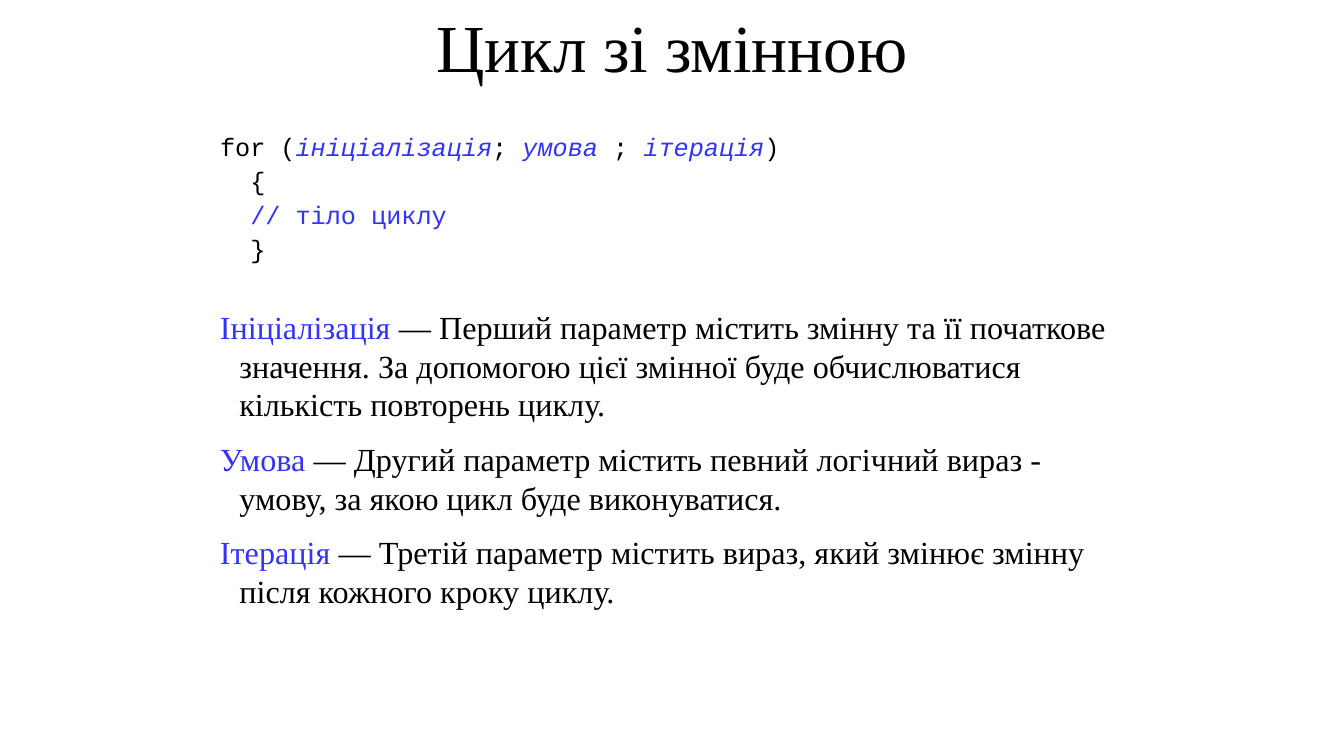
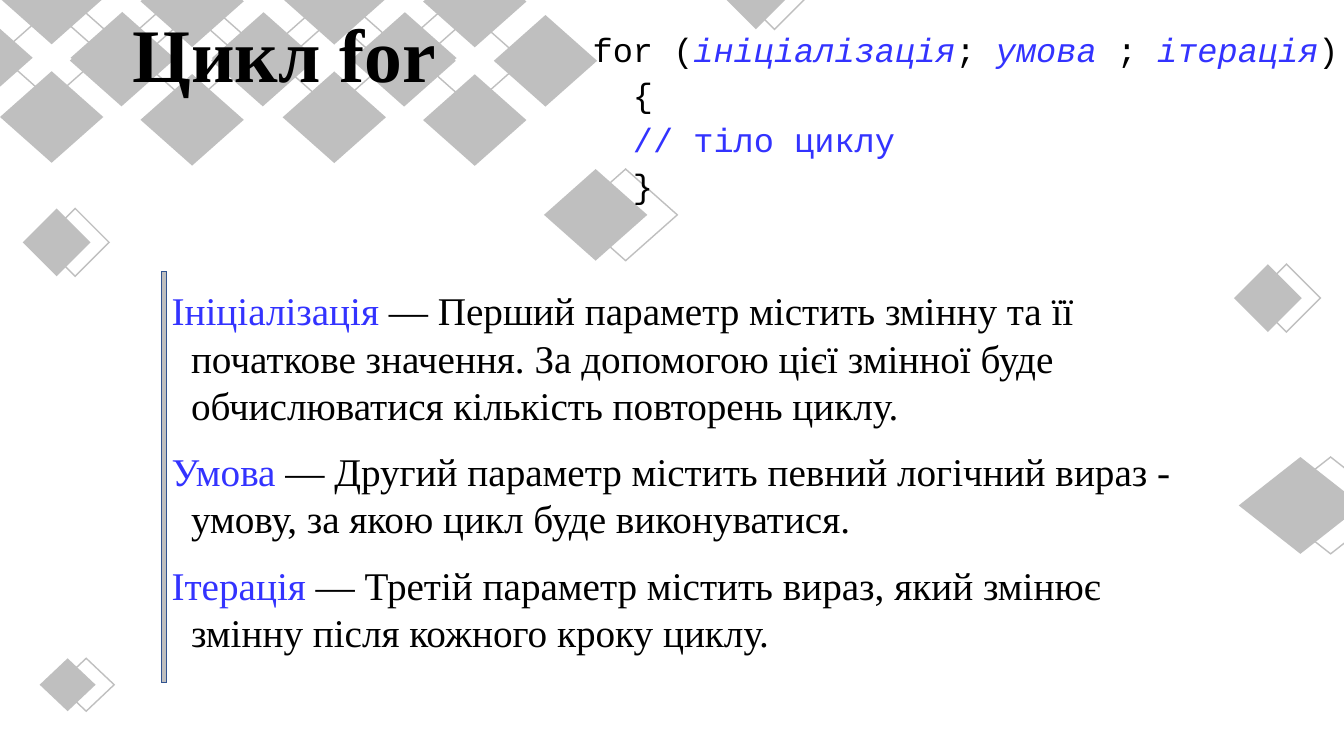
Before and after one commit to arg3ntuum/JavaCourse, a slide deck: slide 12 of Java Урок 4 for while.pptx. Drawn at 1344x756 pixels with LibreOffice and Linux fonts; fonts in the diff are those of the drawing. Boxes give left, top, right and bottom in pixels: in the first picture for what was removed or moved away, otherwise in the second. Text is boxed around its words. In the diff, an @@ line names an element or a change of style, - is before the commit and + after.

```diff
--- a/Java Урок 4 for while.pptx
+++ b/Java Урок 4 for while.pptx
@@ text added at bbox=[132, 23, 436, 97], 54 pt, text #000000, bold @@
+Цикл for
@@ text removed at bbox=[436, 27, 907, 84] @@
-Цикл зі змінною
@@ text "for (ініціалізація; умова ; ітерація)": place and size @@
-text "for (ініціалізація; умова ; ітерація)" at bbox=[220, 138, 779, 230]
+text "for (ініціалізація; умова ; ітерація)" at bbox=[593, 37, 1338, 159]
@@ text "for (ініціалізація; умова ; ітерація)" at bbox=[593, 37, 1338, 159]: size 18 to 24 pt @@
@@ text "Ініціалізація — Перший параметр містить ...": place and size @@
-text "Ініціалізація — Перший параметр містить ..." at bbox=[220, 317, 1106, 610]
+text "Ініціалізація — Перший параметр містить ..." at bbox=[172, 298, 1147, 655]
@@ text "Ініціалізація — Перший параметр містить ..." at bbox=[172, 298, 1147, 655]: size 23 to 28 pt; more space between paragraphs @@
@@ rectangle added at bbox=[161, 271, 166, 683], fill #BFBFBF, outline #325491 1 pt @@
@@ group added at bbox=[0, 0, 1344, 711]: 35 diamonds @@
```
Also in this commit, not shown: 16 other slides changed, 1 slide removed.
